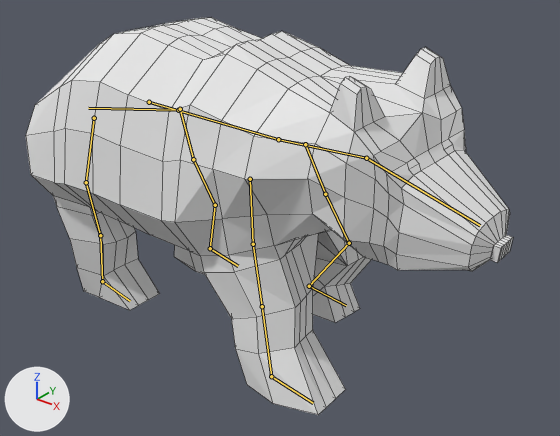
A saved change to the Blender file Karhu/karhu.blend.
Rendered twice from a camera (50 mm lens) standing at (3.67, -3.7, 3.23) and looking at (0.68, 0.04, 0.91). Lighting does not change. The marker at lower left points along +X, +Y and +Z. Both versions are drawn at frame 19 of the action 'Walk'; the numbers are the values there. The bones that bend it are drawn over the model as lines. Mesh edges are drawn as thin lines.
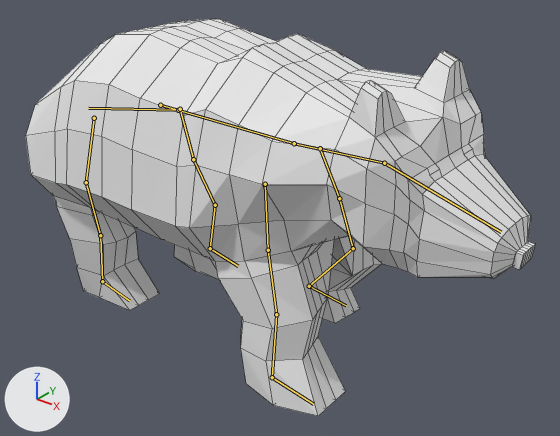
Location of each change, [x1, y1, x2, y2] in pixels of the pictures (560 x 436 px):
```json
{"object": "Cube", "change": "posed", "before": [26, 18, 513, 415], "after": [26, 19, 535, 416]}
{"bone": "Keski", "before": "(149, 102) to (278, 139)", "after": "(160, 105) to (294, 143)"}
```

The change, as JSON lines over the scene's bpy script:
```json
{"block": "bone_keski", "where": "bone_keski = bpy.data.objects['Armature'].pose.bones['Keski']"}
{"op": "set", "path": "bone_keski.location", "old": "(0.0, 0.0, 0.0)", "new": "(0.001, 0.126, 0.0)"}
```
